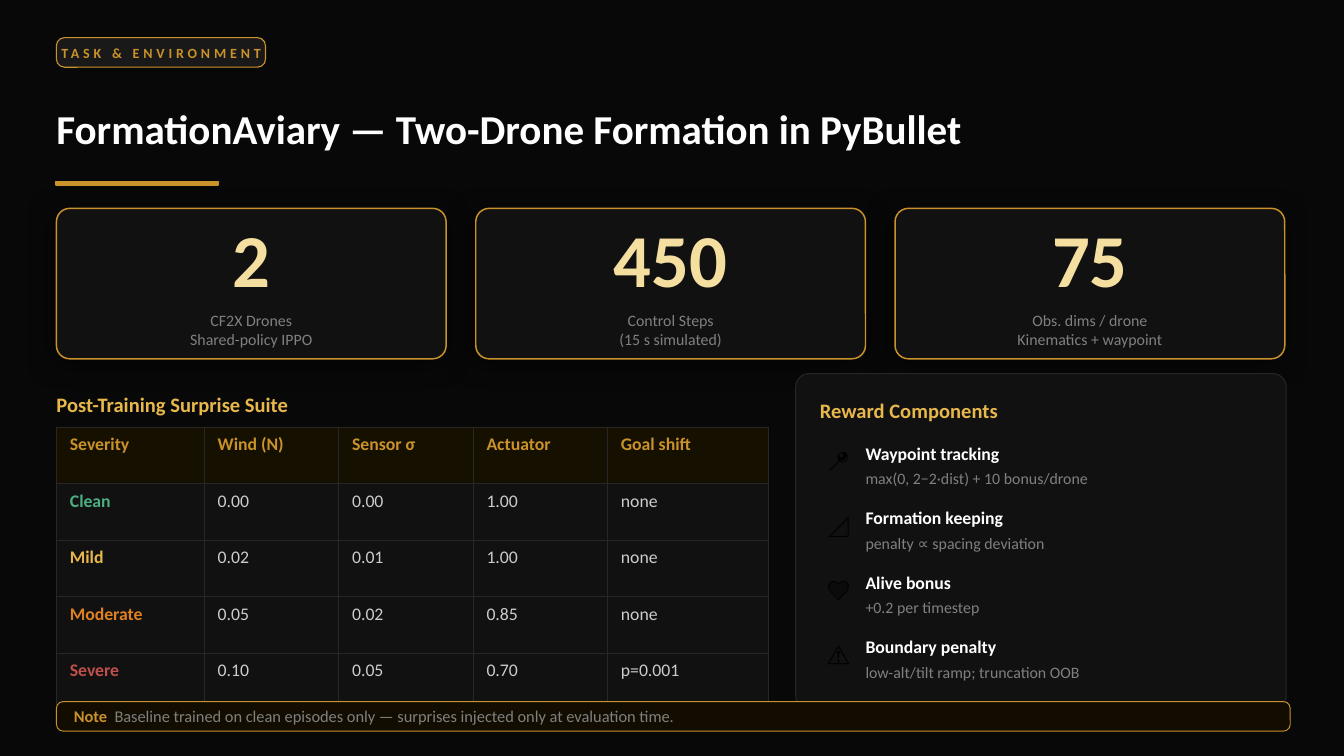
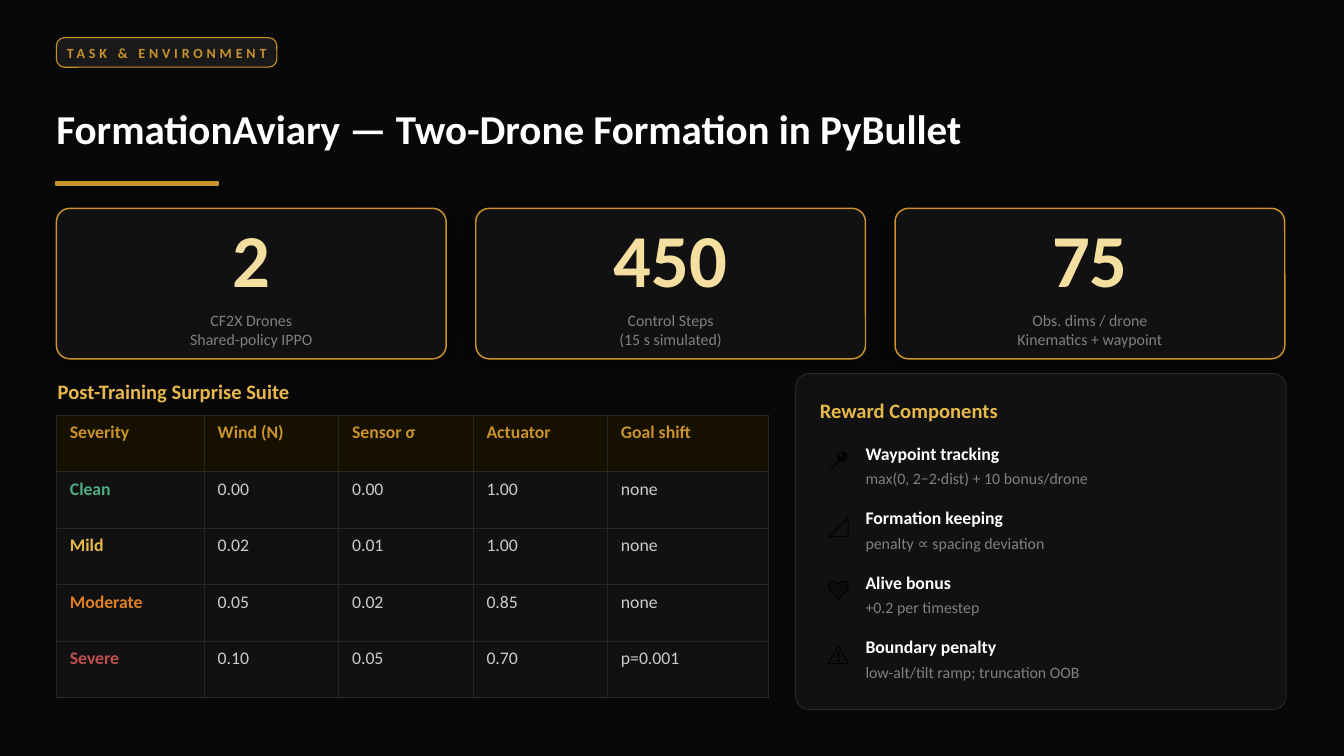
Before and after one commit to tanushsavadi/confidence-triggered-swarm, a slide deck: slide 3 of final_submission/confidence_triggered_swarm_premium.pptx. Drawn at 1344x756 pixels with LibreOffice and Linux fonts; fonts in the diff are those of the drawing. Boxes give left, top, right and bottom in pixels: in the first picture for what was removed or moved away, otherwise in the second. Text is boxed around its words. In the diff, an @@ line names an element or a change of style, - is before the commit and + after.

```diff
--- a/final_submission/confidence_triggered_swarm_premium.pptx
+++ b/final_submission/confidence_triggered_swarm_premium.pptx
@@ rounded rectangle: place and size @@
-rounded rectangle at (56, 38, 266, 67)
+rounded rectangle at (56, 38, 277, 67)
@@ text "TASK & ENVIRONMENT": place and size @@
-text "TASK & ENVIRONMENT" at (56, 38, 266, 67)
+text "TASK & ENVIRONMENT" at (63, 38, 271, 67)
@@ text "Post-Training Surprise Suite": place and size @@
-text "Post-Training Surprise Suite" at (56, 397, 288, 416)
+text "Post-Training Surprise Suite" at (58, 384, 289, 403)
@@ table: place and size @@
-table at (56, 427, 769, 710)
+table at (56, 415, 769, 698)
@@ rounded rectangle removed at (56, 702, 1290, 731) @@
@@ text removed at (74, 710, 673, 725) @@
-Note Baseline trained on clean episodes only — surprises injected only at evaluation time.
```
Also in this commit, not shown: 3 other slides changed.
